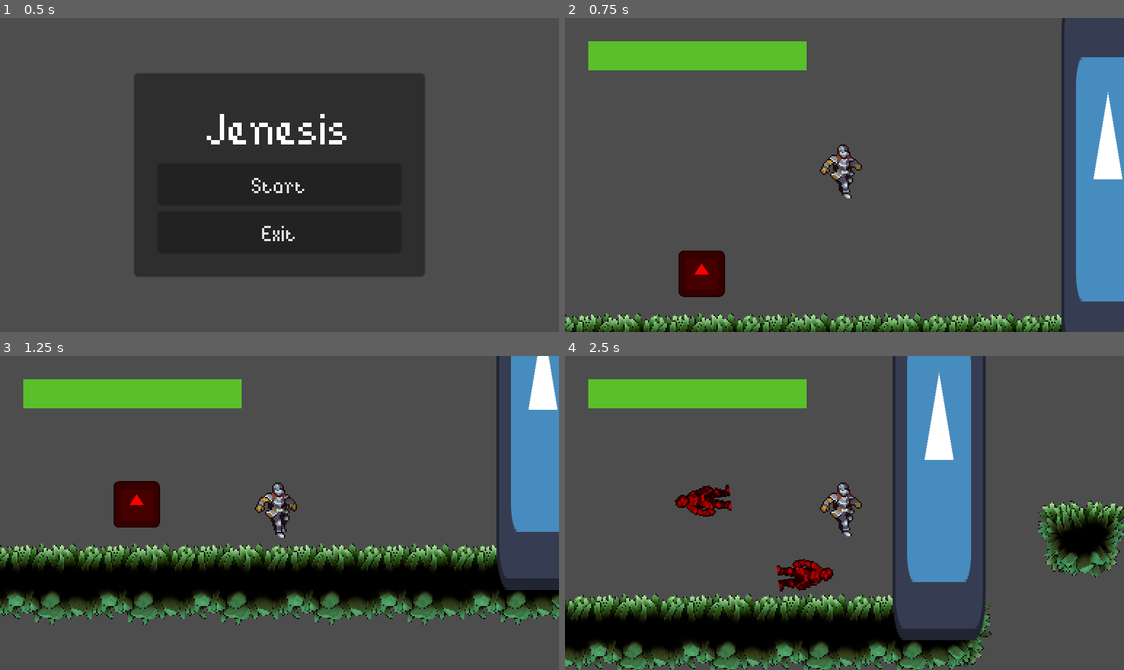
Above: before the commit, frames 1-4 (two rows, left to right).
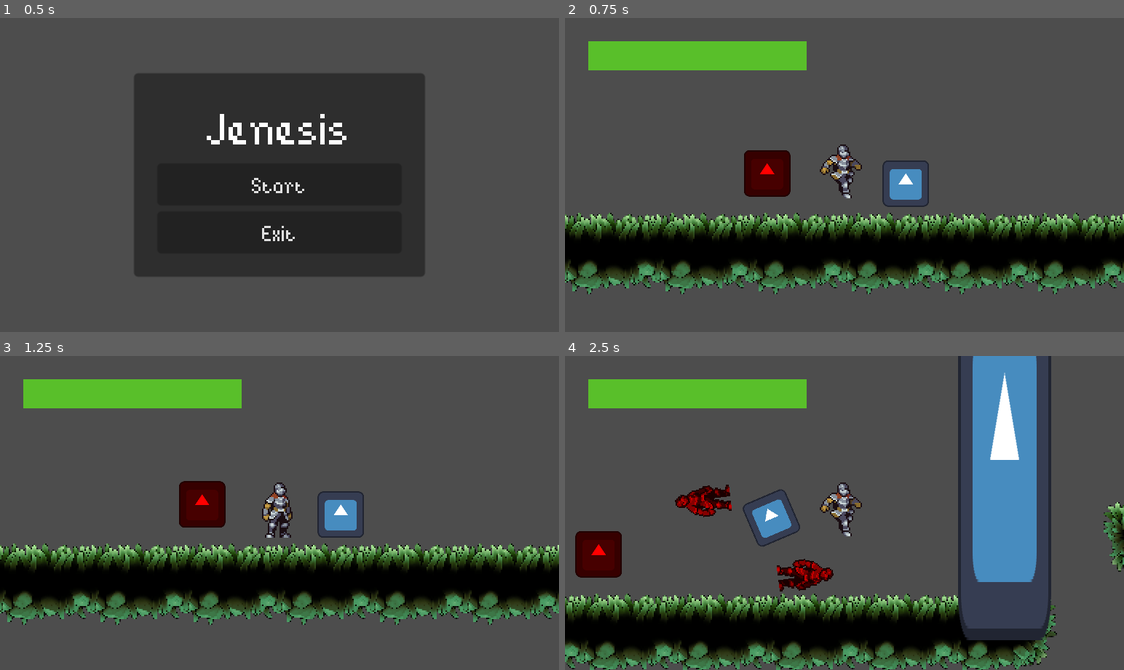
Above: after the commit, the same moments.

Repository: elixs/jenesis
Game: Godot game, scene res://ui/main_menu.tscn
The game is run twice, just before and just after one commit, with the same random seed, the same clock (stepped at 60 frames per second) and the same inputs. The engine's default icon, where the game draws it, is replaced by a stand-in: a white triangle on a blue panel in a dark square.
Inputs (mouse positions are in pixels of both pictures, inside the frame that each line leads up to):
- Up to frame 1 (0.5 s): no input
- Up to frame 2 (0.75 s): click "Start" at 0.5 s
- Up to frame 3 (1.25 s): no input
- Up to frame 4 (2.5 s): move the mouse to (967, 497) at 1.27 s; hold D (move_right) from 1.28 s (still down); right-click (967, 497) at 1.35 s; tap Space (jump) at 1.52, 2.27 s; tap E (interact, bound only after the commit) at 1.55, 2.1 s; move the mouse to (732, 528) at 2.02 s; right-click (732, 528) at 2.3 s

Frame 1 is identical in both runs. In frame 2, 33% of the frame differs, in the area x 0-100%, y 0-100%; in frame 3, 21%; in frame 4, 33%.

Commit message:
particles and pickable

Diff:
--- a/project.godot
+++ b/project.godot
@@ -79,12 +79,18 @@
 "events": [Object(InputEventKey,"resource_local_to_scene":false,"resource_name":"","device":-1,"window_id":0,"alt_press …(182 unchanged characters)…
 ]
 }
+interact={
+"deadzone": 0.5,
+"events": [Object(InputEventKey,"resource_local_to_scene":false,"resource_name":"","device":-1,"window_id":0,"alt_pressed":false,"shift_pressed":false,"ctrl_pressed":false,"meta_pressed":false,"pressed":false,"keycode":0,"physical_keycode":69,"key_label":0,"unicode":101,"echo":false,"script":null)
+]
+}
 
 [layer_names]
 
 2d_physics/layer_1="world"
 2d_physics/layer_2="player"
 2d_physics/layer_3="enemy"
+2d_physics/layer_4="pickable"
 
 [rendering]
 
--- /dev/null
+++ b/scenes/explosion.gd
@@ -0,0 +1,6 @@
+extends GPUParticles2D
+
+
+func _ready():
+	emitting = true
+	get_tree().create_timer(lifetime).timeout.connect(queue_free)
--- /dev/null
+++ b/scenes/explosion.tscn
@@ -0,0 +1,52 @@
+[gd_scene load_steps=9 format=3 uid="uid://dgoag5ditggxa"]
+
+[ext_resource type="Texture2D" uid="uid://ca05omgsmoaw6" path="res://assets/FreeKnight_v1/Colour2/Outline/120x80_PNGSheets/_Run.png" id="1_g7coh"]
+[ext_resource type="Script" path="res://scenes/explosion.gd" id="2_glsn0"]
+
+[sub_resource type="CanvasItemMaterial" id="CanvasItemMaterial_b5qc6"]
+particles_animation = true
+particles_anim_h_frames = 10
+particles_anim_v_frames = 1
+particles_anim_loop = true
+
+[sub_resource type="Gradient" id="Gradient_w4ema"]
+offsets = PackedFloat32Array(0.265334, 1)
+colors = PackedColorArray(0.488546, 9.8668e-07, 2.88785e-07, 1, 1, 0.443137, 0.0705882, 0)
+
+[sub_resource type="GradientTexture1D" id="GradientTexture1D_tqenf"]
+gradient = SubResource("Gradient_w4ema")
+
+[sub_resource type="Curve" id="Curve_dwbnx"]
+max_value = 1.01
+_data = [Vector2(0, 1.01), 0.0, 0.0, 0, 0, Vector2(1, 0), 0.0, 0.0, 0, 0]
+point_count = 2
+
+[sub_resource type="CurveTexture" id="CurveTexture_2wec0"]
+curve = SubResource("Curve_dwbnx")
+
+[sub_resource type="ParticleProcessMaterial" id="ParticleProcessMaterial_21kb2"]
+particle_flag_disable_z = true
+spread = 180.0
+gravity = Vector3(0, 0, 0)
+initial_velocity_min = 200.0
+initial_velocity_max = 200.0
+orbit_velocity_min = 0.0
+orbit_velocity_max = 0.0
+damping_min = 100.0
+damping_max = 100.0
+angle_max = 360.0
+scale_curve = SubResource("CurveTexture_2wec0")
+color_ramp = SubResource("GradientTexture1D_tqenf")
+anim_speed_min = 10.0
+anim_speed_max = 10.0
+
+[node name="Explosion" type="GPUParticles2D"]
+z_index = -1
+material = SubResource("CanvasItemMaterial_b5qc6")
+emitting = false
+amount = 50
+process_material = SubResource("ParticleProcessMaterial_21kb2")
+texture = ExtResource("1_g7coh")
+one_shot = true
+explosiveness = 1.0
+script = ExtResource("2_glsn0")
--- a/scenes/main.tscn
+++ b/scenes/main.tscn
@@ -6,6 +6,7 @@
 [ext_resource type="AudioStream" uid="uid://bi3arknm2seuj" path="res://assets/Vault(mp3)/blademaster.mp3" id="4_lpu85"]
 [ext_resource type="PackedScene" uid="uid://ctyxih2x0ayvo" path="res://scenes/damage_area.tscn" id="5_exfq4"]
 [ext_resource type="PackedScene" uid="uid://c6e81h8t08n4" path="res://scenes/box.tscn" id="6_kxaxr"]
+[ext_resource type="PackedScene" uid="uid://dwynqfnbblgxx" path="res://scenes/pickable_box.tscn" id="7_imj6l"]
 
 [sub_resource type="TileSetAtlasSource" id="TileSetAtlasSource_13mwl"]
 texture = ExtResource("2_qny78")
@@ -507,8 +508,11 @@
 [node name="DamageArea" parent="." instance=ExtResource("5_exfq4")]
 position = Vector2(-25, 169)
 
+[node name="PickableBox" parent="." instance=ExtResource("7_imj6l")]
+position = Vector2(70, 172)
+
 [node name="Player" parent="." instance=ExtResource("2_aav1h")]
-position = Vector2(73, 95)
+position = Vector2(28, 164)
 
 [node name="AudioStreamPlayer" type="AudioStreamPlayer" parent="."]
 stream = ExtResource("4_lpu85")
--- /dev/null
+++ b/scenes/pickable_box.gd
@@ -0,0 +1,8 @@
+class_name Pickable
+extends RigidBody2D
+
+@onready var collision_shape_2d = $CollisionShape2D
+
+
+#func enable_collision(enable):
+#	collision_shape_2d.d
--- /dev/null
+++ b/scenes/pickable_box.tscn
@@ -0,0 +1,19 @@
+[gd_scene load_steps=4 format=3 uid="uid://dwynqfnbblgxx"]
+
+[ext_resource type="Texture2D" uid="uid://crmq3vf48yn4w" path="res://icon.svg" id="1_mwsm4"]
+[ext_resource type="Script" path="res://scenes/pickable_box.gd" id="1_vk1yy"]
+
+[sub_resource type="RectangleShape2D" id="RectangleShape2D_1uwk6"]
+size = Vector2(32, 32)
+
+[node name="PickableBox" type="RigidBody2D"]
+collision_layer = 8
+collision_mask = 9
+script = ExtResource("1_vk1yy")
+
+[node name="CollisionShape2D" type="CollisionShape2D" parent="."]
+shape = SubResource("RectangleShape2D_1uwk6")
+
+[node name="Sprite2D" type="Sprite2D" parent="."]
+scale = Vector2(0.25, 0.25)
+texture = ExtResource("1_mwsm4")
--- a/scenes/player.gd
+++ b/scenes/player.gd
@@ -17,10 +17,12 @@
 
 const WALL_SPEED = 50.0
 
-
 var current_jump_time = 0
 var current_airborne_time = 0
 var jumping = false
+
+var pickable: Pickable = null
+var grabbed = false
 
 const MAX_HEALTH = 100
 var health = 100:
@@ -43,9 +45,14 @@
 @onready var ray_cast_2d = $Pivot/RayCast2D
 @onready var collision_shape_2d = $CollisionShape2D
 @onready var wall_check = $Pivot/WallCheck
+@onready var pickable_marker = $Pivot/PickableMarker
+@onready var pickable_area = $PickableArea
 
 
 @export var Bullet: PackedScene
+@export var Explosion: PackedScene
+
+
 
 
 var _state = State.MOVE
@@ -55,6 +62,9 @@
 	animation_tree.active = true
 #	Engine.time_scale = 0.2
 	attack_area_2d.body_entered.connect(_on_body_entered)
+	hud.show()
+	pickable_area.body_entered.connect(_on_pickable_enter)
+	pickable_area.body_exited.connect(_on_pickable_exit)
 
 func _physics_process(delta):
 	match _state:
@@ -65,6 +75,13 @@
 		State.SWIM:
 			_swim(delta)
 #	print(velocity)
+
+	if Input.is_action_just_pressed("interact") and pickable:
+		grabbed = !grabbed
+		pickable.freeze = grabbed
+
+	if pickable and grabbed:
+		pickable.global_position = lerp(pickable.global_position, pickable_marker.global_position, 0.1)
 
 
 func _move(delta):
@@ -160,6 +177,8 @@
 func _on_body_entered(body: Node):
 	if body.has_method("take_damage"):
 		body.take_damage()
+		_spawn_explosion(body.global_position, body)
+
 	if body is CharacterBody2D:
 		var character = body as CharacterBody2D
 		character.velocity = (character.global_position - global_position).normalized() * 500
@@ -218,3 +237,18 @@
 			pass
 
 	_state = new_state
+
+func _spawn_explosion(pos, node):
+	var explosion = Explosion.instantiate()
+	node.add_child(explosion)
+	explosion.global_position = pos
+
+
+func _on_pickable_enter(body: Node):
+	if body is Pickable:
+		pickable = body
+
+
+func _on_pickable_exit(body: Node):
+	if body == pickable and not grabbed:
+		pickable = null
--- a/scenes/player.tscn
+++ b/scenes/player.tscn
@@ -1,8 +1,9 @@
-[gd_scene load_steps=52 format=3 uid="uid://biem7uaf4depg"]
+[gd_scene load_steps=54 format=3 uid="uid://biem7uaf4depg"]
 
 [ext_resource type="Script" path="res://scenes/player.gd" id="1_bq08h"]
 [ext_resource type="Texture2D" uid="uid://dcoeij0lsod1d" path="res://assets/FreeKnight_v1/Colour2/Outline/120x80_PNGSheets/_Idle.png" id="1_hnfjl"]
 [ext_resource type="PackedScene" uid="uid://cgcvj8kidve3f" path="res://scenes/bullet.tscn" id="2_h37mm"]
+[ext_resource type="PackedScene" uid="uid://dgoag5ditggxa" path="res://scenes/explosion.tscn" id="3_231xy"]
 [ext_resource type="Texture2D" uid="uid://ca05omgsmoaw6" path="res://assets/FreeKnight_v1/Colour2/Outline/120x80_PNGSheets/_Run.png" id="3_gqq7p"]
 [ext_resource type="Texture2D" uid="uid://ct6of8d0d13oo" path="res://assets/FreeKnight_v1/Colour2/Outline/120x80_PNGSheets/_Jump.png" id="4_0k7iv"]
 [ext_resource type="Texture2D" uid="uid://cot1oeu456mrr" path="res://assets/FreeKnight_v1/Colour2/Outline/120x80_PNGSheets/_JumpFallInbetween.png" id="5_wxmc0"]
@@ -516,11 +517,15 @@
 
 [sub_resource type="AnimationNodeStateMachinePlayback" id="AnimationNodeStateMachinePlayback_brisl"]
 
+[sub_resource type="CircleShape2D" id="CircleShape2D_2g1ab"]
+radius = 32.0
+
 [node name="Player" type="CharacterBody2D"]
 collision_layer = 3
 collision_mask = 3
 script = ExtResource("1_bq08h")
 Bullet = ExtResource("2_h37mm")
+Explosion = ExtResource("3_231xy")
 
 [node name="Pivot" type="Node2D" parent="."]
 
@@ -534,6 +539,7 @@
 collision_mask = 4
 
 [node name="CollisionShape2D" type="CollisionShape2D" parent="Pivot/AttackArea2D"]
+visible = false
 position = Vector2(43.5, -4.75)
 shape = SubResource("RectangleShape2D_0fmip")
 disabled = true
@@ -542,13 +548,19 @@
 position = Vector2(2, -15)
 
 [node name="RayCast2D" type="RayCast2D" parent="Pivot"]
+visible = false
 target_position = Vector2(10, 0)
 
 [node name="WallCheck" type="RayCast2D" parent="Pivot"]
+visible = false
 position = Vector2(0, -16)
 target_position = Vector2(-12, 0)
 
+[node name="PickableMarker" type="Marker2D" parent="Pivot"]
+position = Vector2(0, -40)
+
 [node name="CollisionShape2D" type="CollisionShape2D" parent="."]
+visible = false
 shape = SubResource("CapsuleShape2D_g21ud")
 
 [node name="Camera2D" type="Camera2D" parent="."]
@@ -569,6 +581,7 @@
 visible = false
 
 [node name="HUD" parent="CanvasLayer" instance=ExtResource("10_botg2")]
+visible = false
 
 [node name="AudioStreamPlayer" type="AudioStreamPlayer" parent="."]
 stream = ExtResource("8_l00r8")
@@ -577,3 +590,10 @@
 [node name="AttackPlayer" type="AudioStreamPlayer" parent="."]
 stream = ExtResource("8_4akam")
 bus = &"SFX"
+
+[node name="PickableArea" type="Area2D" parent="."]
+collision_layer = 0
+collision_mask = 8
+
+[node name="CollisionShape2D" type="CollisionShape2D" parent="PickableArea"]
+shape = SubResource("CircleShape2D_2g1ab")
Not shown: 1 places in scenes/main.tscn that only renumber resources
